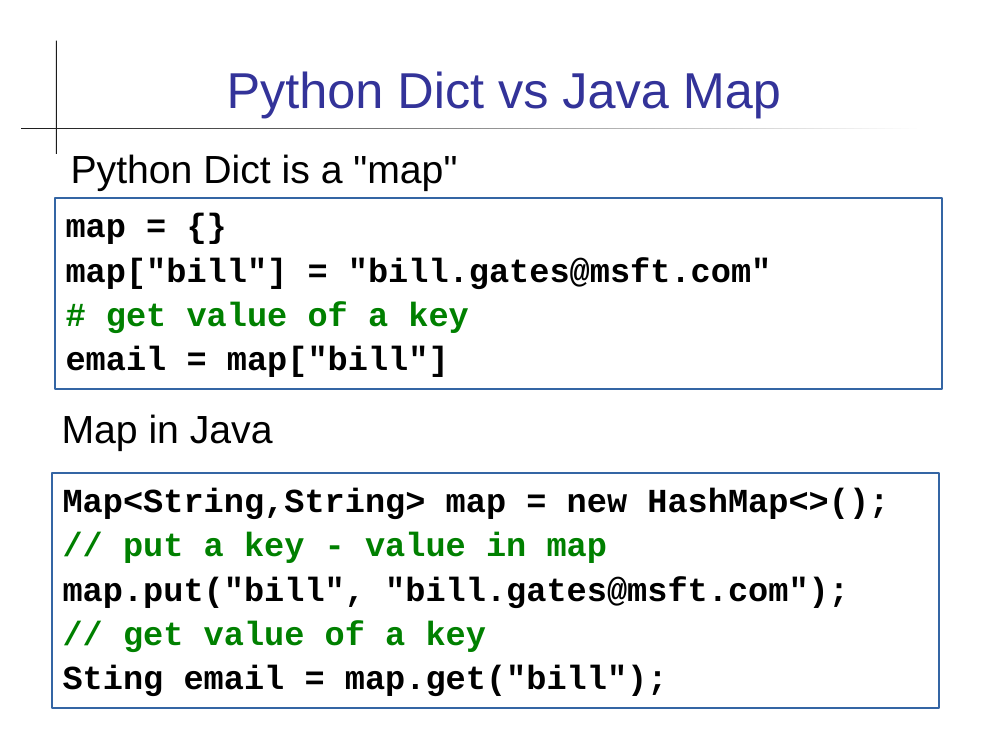
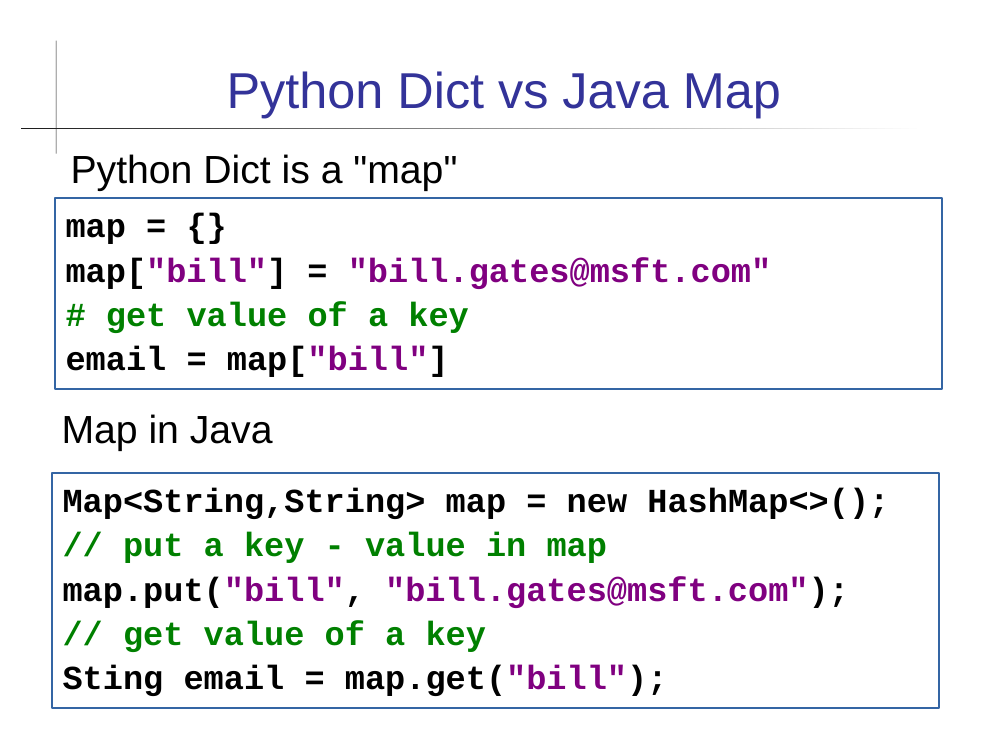
Before and after one commit to skeoop/skeoop.github.io, a slide deck: slide 3 of collections/Map.ppt. Drawn at 1008x756 pixels with LibreOffice and Linux fonts; fonts in the diff are those of the drawing. Boxes give left, top, right and bottom in pixels: in the first picture for what was removed or moved away, otherwise in the second. Text is boxed around its words. In the diff, an @@ line names an element or a change of style, - is before the commit and + after.

```diff
--- a/collections/Map.ppt
+++ b/collections/Map.ppt
@@ text in rectangle at bbox=[66, 257, 772, 377]: text colour #000000 to #800080 in "map["bill"] "bill.gates@msft.com"", "map["bill"]" @@
@@ text in rectangle at bbox=[63, 576, 849, 696]: text colour #000000 to #800080 in "map.put("bill", "bill.gates@msft.com");", "map.get("bill");" @@
```
Also in this commit, not shown: 3 other slides changed, 3 other files.
